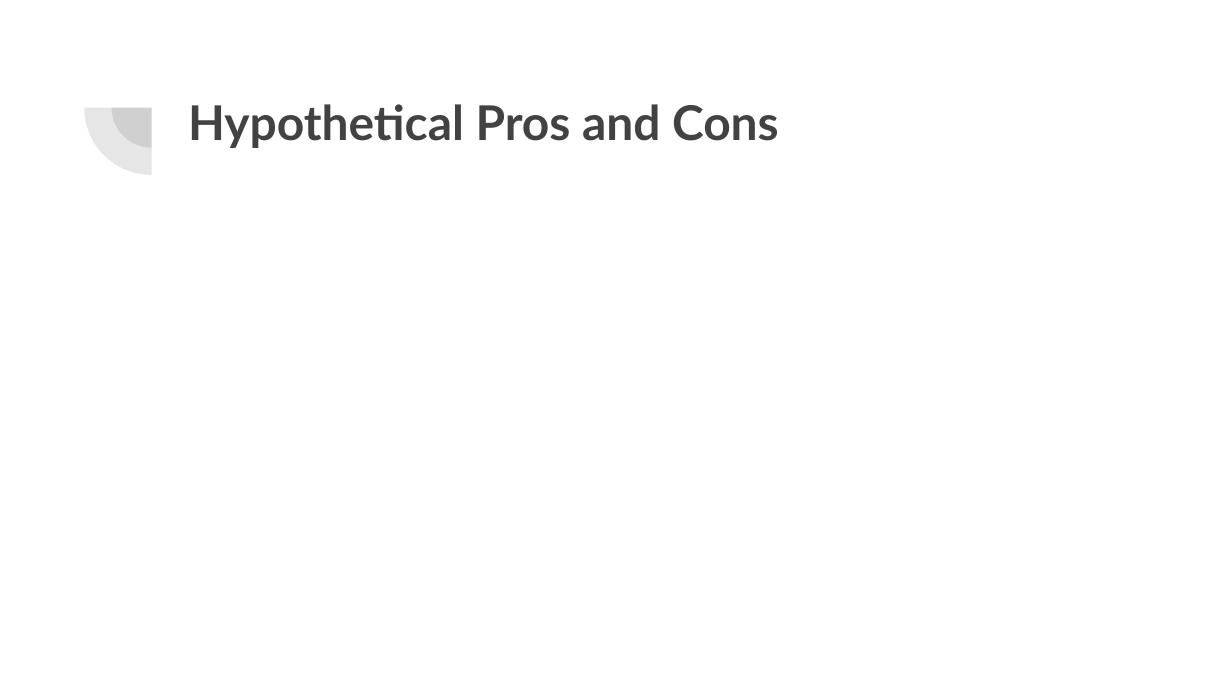
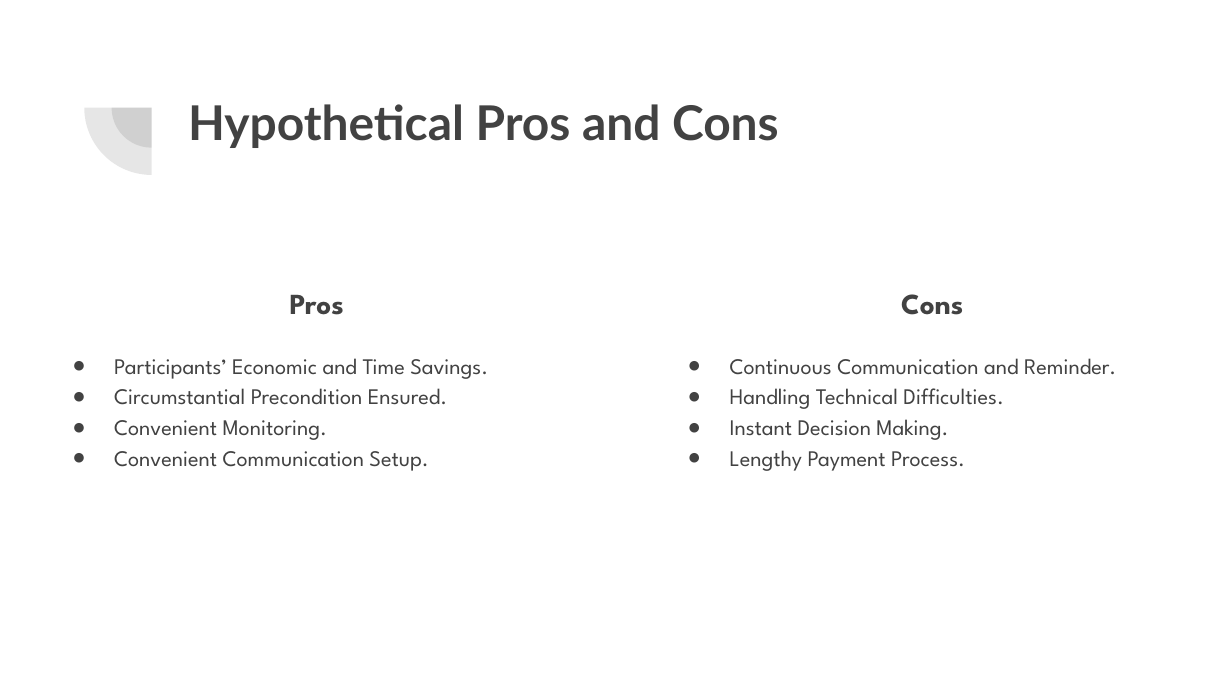
Before and after one commit to akhteralamin/presentations, a slide deck: slide 5 of Remote Semi Interview Methods.pptx. Drawn at 1232x693 pixels with LibreOffice and Linux fonts; fonts in the diff are those of the drawing. Boxes give left, top, right and bottom in pixels: in the first picture for what was removed or moved away, otherwise in the second. Text is boxed around its words. In the diff, an @@ line names an element or a change of style, - is before the commit and + after.

```diff
--- a/Remote Semi Interview Methods.pptx
+++ b/Remote Semi Interview Methods.pptx
@@ text added at bbox=[114, 295, 488, 471], 13 pt, text #424242 @@
+Pros
+● Participants’ Economic and Time Savings.
+● Circumstantial Precondition Ensured.
+● Convenient Monitoring.
+● Convenient Communication Setup.
@@ text added at bbox=[730, 294, 1116, 471], 13 pt, text #424242 @@
+Cons
+● Continuous Communication and Reminder.
+● Handling Technical Difficulties.
+● Instant Decision Making.
+● Lengthy Payment Process.
```
Also in this commit, not shown: 3 other slides changed, 7 slides added, 6 slides removed, 1 other file.
